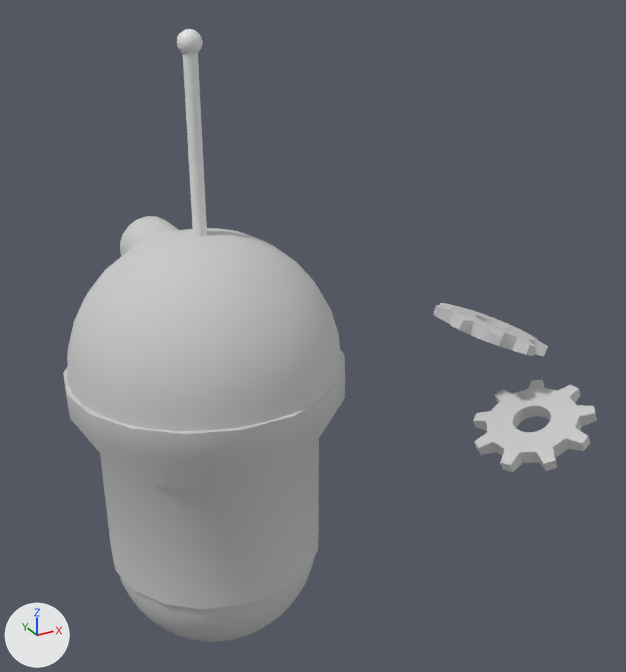
What one commit did to the FBX model GGJUnityProject/Assets/Models/testPlayerLevel1.FBX.
The view is the same before and after, from a 50 mm camera at (-6.27, -21.41, 8.21) aimed at (2.93, -4.7, -0.15). The axes (+X, +Y, +Z) are drawn at lower left. The lights are the same throughout. Where no turn or scale is listed for an object, it has been applied to the vertices.

Objects in the first picture: 'Cannon', 'CannonTurret', 'CannonTurret047', 'Sphere001', 'TowerTurret', 'Tube003', 'Tube022', 'propstand'.
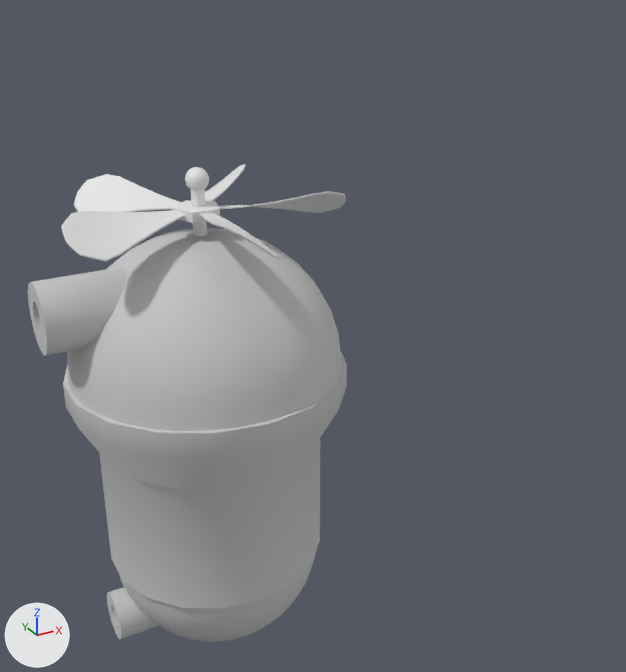
Where the newer file only moved an object's origin or applied its transform, the numbers keep the older frame.

The change, as a diff of the scene's bpy script:
```diff
--- a/GGJUnityProject/Assets/Models/testPlayerLevel1.FBX.py
+++ b/GGJUnityProject/Assets/Models/testPlayerLevel1.FBX.py
@@ me_mesh_008 @@
 me_mesh_008.from_pydata(...)  # 482 vertices, 960 faces; spans x -0.24..0.24, y -0.24..0.24, z -0.24..0.24
 # used by ob_sphere001; location = (0.0, -5.2, 6.7)
+# me_mesh_008 part 3: the whole mesh is turned 90 degrees about the z axis through its middle, then moved by (0.0, 0.0, -2.607)
@@ me_mesh_004 @@
 me_mesh_004.from_pydata(...)  # 72 vertices, 72 faces; spans x -0.72..0.72, y -1.32..1.32, z -0.73..0.73
 # used by ob_cannon; location = (0.0, -3.07, 1.74)
+# me_mesh_004 part 2: the whole mesh is turned 90 degrees about the z axis through its middle, then moved by (-2.13, -2.13, 0.0)
 me_mesh_004.materials.append(mat_09___default)
@@ me_mesh_007 @@
 me_mesh_007.from_pydata(...)  # 38 vertices, 72 faces; spans x -0.14..0.14, y -0.14..0.14, z -2.1..2.1
 # used by ob_propstand; location = (0.0, -5.2, 4.47)
+# me_mesh_007 part 4: the whole mesh is turned 90 degrees about the z axis through its middle, then moved by (0.0, 0.0, -2.61)
@@ me_mesh_001 @@
 me_mesh_001.from_pydata(...)  # 72 vertices, 72 faces; spans x -0.54..0.54, y -1.0..1.0, z -0.55..0.55
 # used by ob_cannon001; location = (0.0, -3.55, -5.91)
+# me_mesh_001 part 1: the whole mesh is turned 90 degrees about the z axis through its middle, then moved by (-1.65, -1.65, 0.0)
 me_mesh_001.materials.append(mat_09___default)
@@ me_mesh_008_1 @@
+me_mesh_008_1.from_pydata(...)  # a 5-sided cylinder along z spanning x -0.547..0.436, y -0.457..0.499, z -0.083..0.126
@@ me_mesh_007_1 @@
+me_mesh_007_1.from_pydata(...)  # 6260 vertices, 6250 faces; spans x -2.94..2.93, y -3.0..2.65, z -0.37..0.35
@@ ob_towerturret @@
 ob_towerturret.location = (0.0, -5.2, -2.33)
+ob_towerturret.rotation_euler = (0.0, 0.0, 1.571)  # degrees (0, 0, 90)
 ob_towerturret.scale = (0.0254, 0.0254, 0.0254)
@@ ob_tube003 @@
-ob_tube003 = bpy.data.objects.new('Tube003', me_mesh)
-ob_tube003.location = (9.03, -6.07, -3.56)
@@ ob_tube022 @@
-ob_tube022 = bpy.data.objects.new('Tube022', me_mesh_005)
-ob_tube022.location = (9.03, -3.96, -1.5)
@@ ob_gengon001 @@
+ob_gengon001 = bpy.data.objects.new('Gengon001', me_mesh_008_1)
+ob_gengon001.location = (0.0, -5.2, 3.43)
@@ ob_prop003 @@
+ob_prop003 = bpy.data.objects.new('Prop003', me_mesh_007_1)
+ob_prop003.location = (0.0, -5.26, 3.48)
```

Boxes [x1, y1, x2, y2] around the edits, measured in the pictures (626 x 672 px):
'TowerTurret', turned
    before: [63, 350, 345, 609]
    after: [63, 350, 347, 609]
'Prop003', added
    after: [61, 164, 346, 261]
'Cannon', mesh turned
    before: [120, 216, 179, 256]
    after: [28, 267, 128, 356]
'Tube003', deleted
    before: [473, 380, 597, 472]
'propstand', mesh turned
    before: [183, 53, 207, 236]
    after: [190, 189, 207, 236]
'Tube022', deleted
    before: [433, 303, 548, 356]
'Cannon001', mesh turned (not visible before)
    after: [107, 587, 158, 639]
'Sphere001', mesh turned
    before: [177, 29, 203, 54]
    after: [185, 167, 209, 190]
'Gengon001', added
    after: [171, 200, 220, 223]
